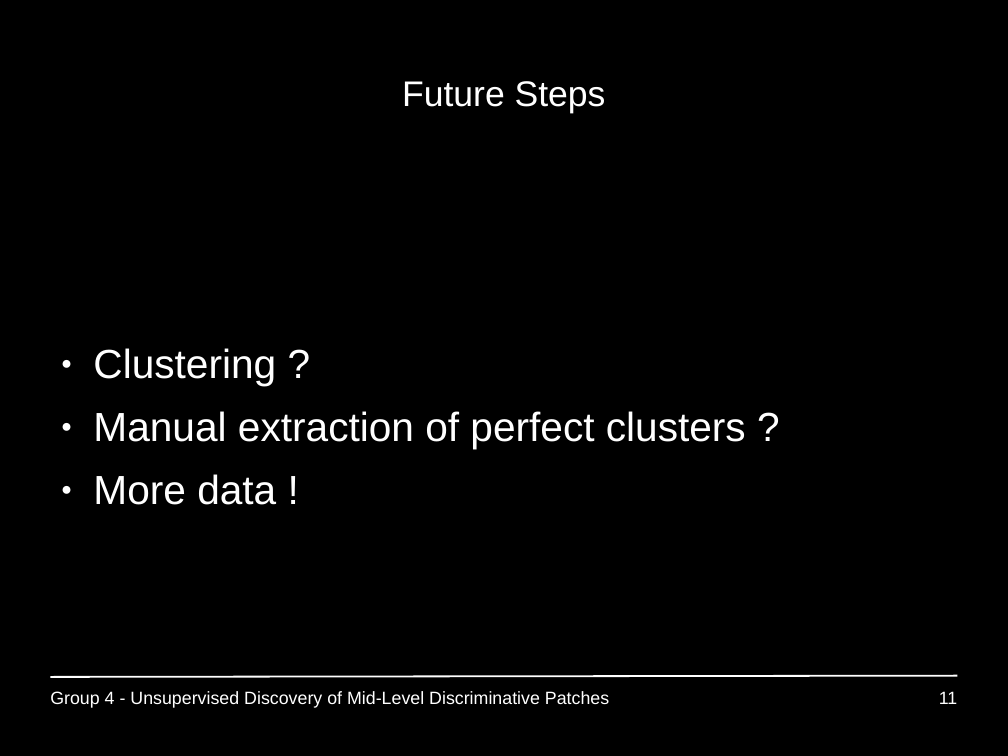
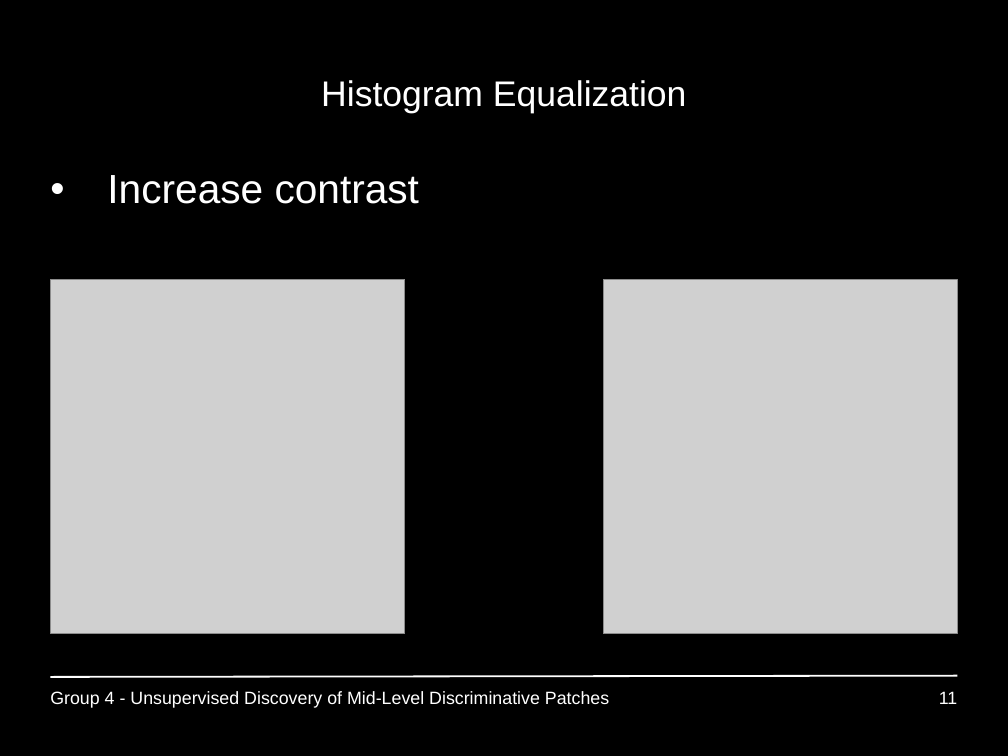
Before and after one commit to GiannisPapadopoulos/DiscriminativePatches, a slide deck: slide 11 of presentations/period2/MAI_Project1_Group4_p2.ppt. Drawn at 1008x756 pixels with LibreOffice and Linux fonts; fonts in the diff are those of the drawing; grey boxes stand for pictures; background and template pictures are left out. Boxes give left, top, right and bottom in pixels: in the first picture for what was removed or moved away, otherwise in the second. Text is boxed around its words. In the diff, an @@ line names an element or a change of style, - is before the commit and + after.

```diff
--- a/presentations/period2/MAI_Project1_Group4_p2.ppt
+++ b/presentations/period2/MAI_Project1_Group4_p2.ppt
@@ title at box(321, 80, 687, 113): text changed @@
-Future Steps
+Histogram Equalization
@@ text "Increase contrast" at box(107, 175, 419, 204): vertical alignment middle to top @@
@@ text at box(107, 175, 419, 204): text changed @@
-● Clustering ?
-● Manual extraction of perfect clusters ?
-● More data !
+• Increase contrast
@@ picture added at box(50, 279, 405, 634) @@
@@ picture added at box(604, 280, 958, 635) @@
```
Also in this commit, not shown: 1 other slide changed, 10 slides added, 35 other files.
